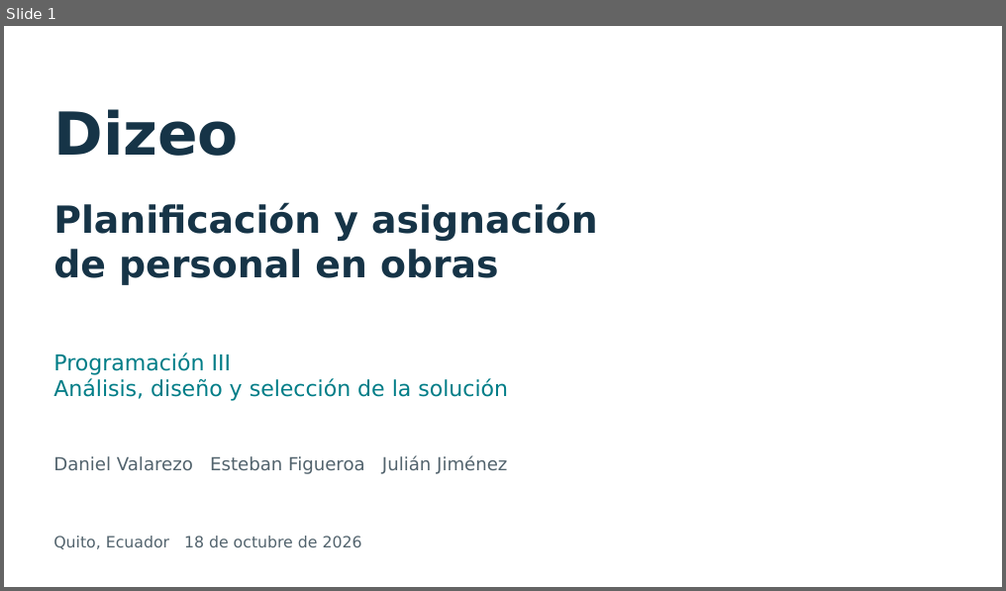
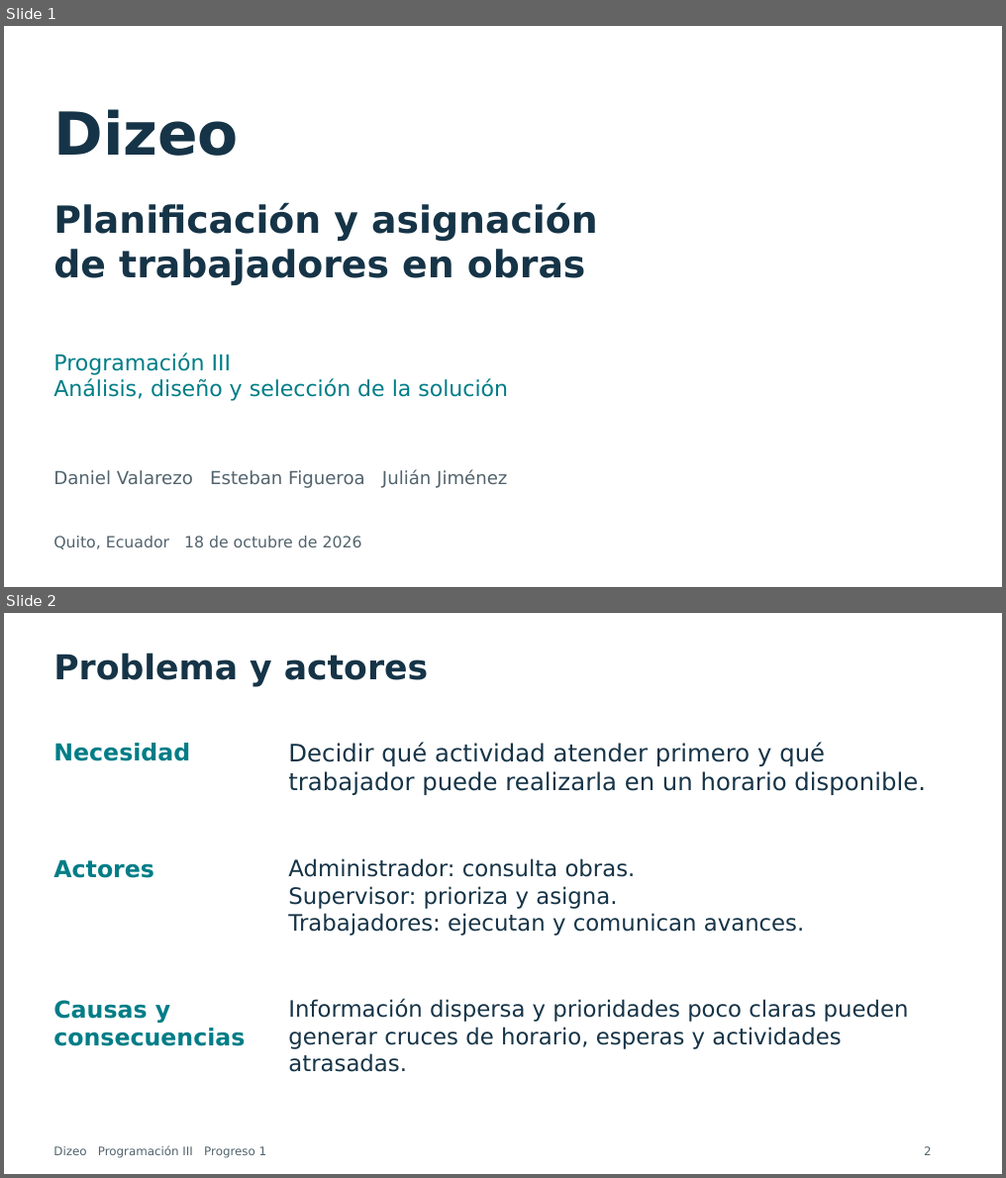
Before and after one commit to dxni999/avanceprogra, a slide deck: docs/presentacion/Presentacion_Dizeo_Progreso1_Final.pptx. Shown one above the other, each under a label of ours: slide 1 before the commit, slides 1 and 2 after it. The pictures are 1006x591 and 1006x1178 pixels, drawn with LibreOffice and Linux fonts; fonts in the diff are those of the drawing. Boxes give left, top, right and bottom in pixels: in the first picture for what was removed or moved away, otherwise in the second. Text is boxed around its words. In the diff, an @@ line names an element or a change of style, - is before the commit and + after.

```diff
--- a/docs/presentacion/Presentacion_Dizeo_Progreso1_Final.pptx
+++ b/docs/presentacion/Presentacion_Dizeo_Progreso1_Final.pptx
@@ slide 2 added at <box>4,613,1002,1174</box>, background #FFFFFF @@
@@ text added at <box>54,653,428,687</box>, 33 pt, text #163447, bold @@
+Problema y actores
@@ text added at <box>54,743,190,761</box>, 22.5 pt, text #007D87, bold @@
+Necesidad
@@ text added at <box>288,742,926,795</box>, 23.2 pt, text #163447 @@
+Decidir qué actividad atender primero y qué trabajador puede realizarla en un horario disponible.
@@ text added at <box>54,860,154,878</box>, 22.5 pt, text #007D87, bold @@
+Actores
@@ text added at <box>288,859,804,936</box>, 21.8 pt, text #163447 @@
+Administrador: consulta obras.
+Supervisor: prioriza y asigna.
+Trabajadores: ejecutan y comunican avances.
@@ text added at <box>54,1000,245,1047</box>, 22.5 pt, text #007D87, bold @@
+Causas y consecuencias
@@ text added at <box>288,999,909,1072</box>, 21.8 pt, text #163447 @@
+Información dispersa y prioridades poco claras pueden generar cruces de horario, esperas y actividades atrasadas.
@@ text added at <box>54,1147,267,1158</box>, 11.2 pt, text #52636D @@
+Dizeo Programación III Progreso 1
@@ text added at <box>924,1147,932,1156</box>, 11.2 pt, text #52636D @@
+2
@@ slide 1 changed as well @@
@@ text at <box>54,249,586,285</box>: text changed @@
-de personal en obras
+de trabajadores en obras
@@ text "Daniel Valarezo Esteban Figueroa Julián ...": place and size @@
-text "Daniel Valarezo Esteban Figueroa Julián ..." at <box>54,457,507,474</box>
+text "Daniel Valarezo Esteban Figueroa Julián ..." at <box>54,470,507,488</box>
```
Also in this commit, not shown: 2 other slides changed, 5 other slides added, 7 slides removed, 5 other files.
